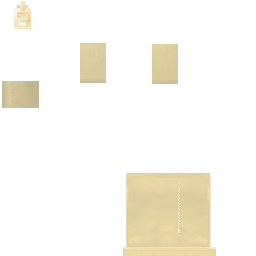
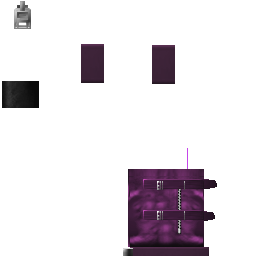
Layered file, before and after one edit (256 x 256). Changes by layer:
hid group "shoes_white" (3 layers) over bbox(2, 1, 216, 256)
added group "boots_pink" with 2 layers above "boots_red" over bbox(2, 1, 217, 256)
added layer "图层 2" (1st of 2, in "boots_pink") in group "boots_pink" over bbox(2, 1, 217, 256)
